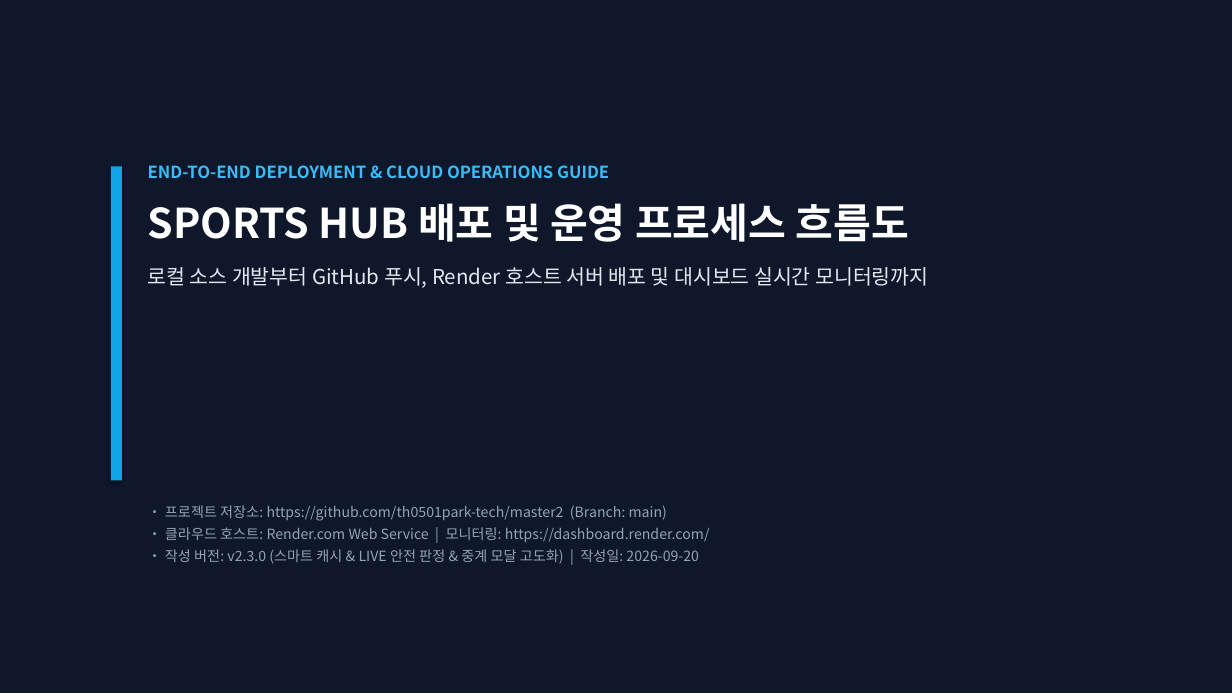
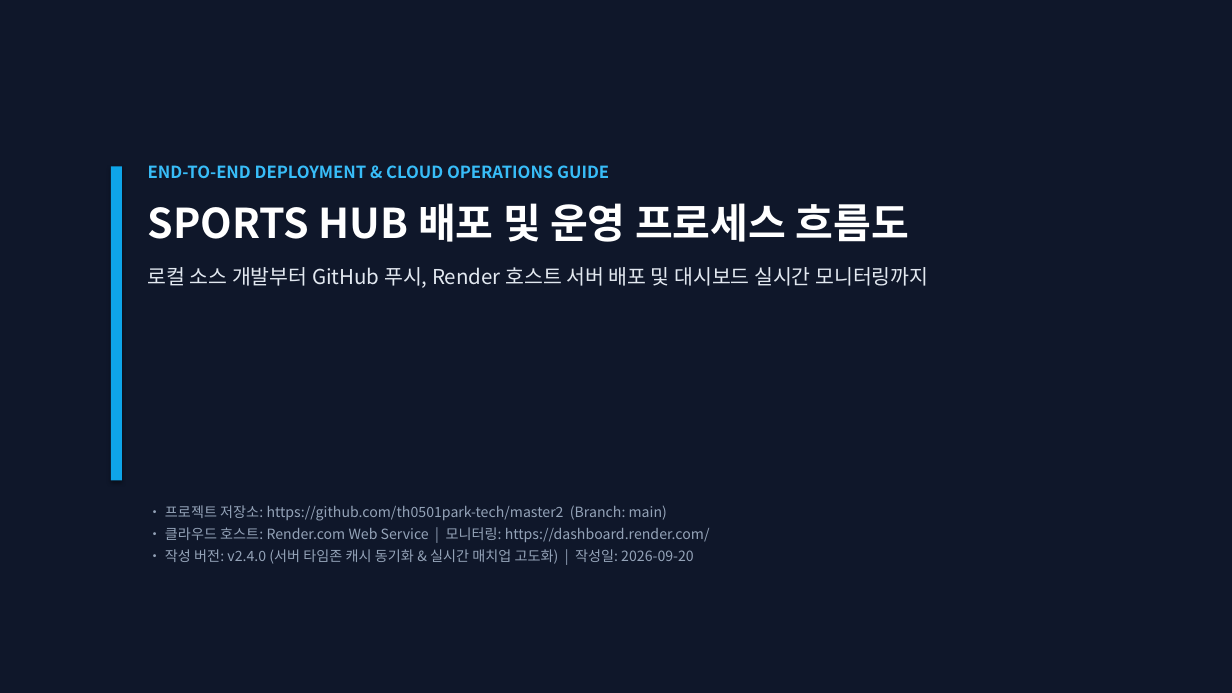
Before and after one commit to th0501park-tech/master2, a slide deck: slide 1 of SPORTS_HUB_배포_및_운영_프로세스_흐름도.pptx. Drawn at 1232x693 pixels with LibreOffice and Linux fonts; fonts in the diff are those of the drawing. Boxes give left, top, right and bottom in pixels: in the first picture for what was removed or moved away, otherwise in the second. Text is boxed around its words. In the diff, an @@ line names an element or a change of style, - is before the commit and + after.

```diff
--- a/SPORTS_HUB_배포_및_운영_프로세스_흐름도.pptx
+++ b/SPORTS_HUB_배포_및_운영_프로세스_흐름도.pptx
@@ text at bbox=[165, 549, 694, 564]: text changed @@
-• 작성 버전: v2.3.0 (스마트 캐시 & LIVE 안전 판정 & 중계 모달 고도화) | 작성일: 2026-09-20
+• 작성 버전: v2.4.0 (서버 타임존 캐시 동기화 & 실시간 매치업 고도화) | 작성일: 2026-09-20
```
Also in this commit, not shown: 9 other files.
